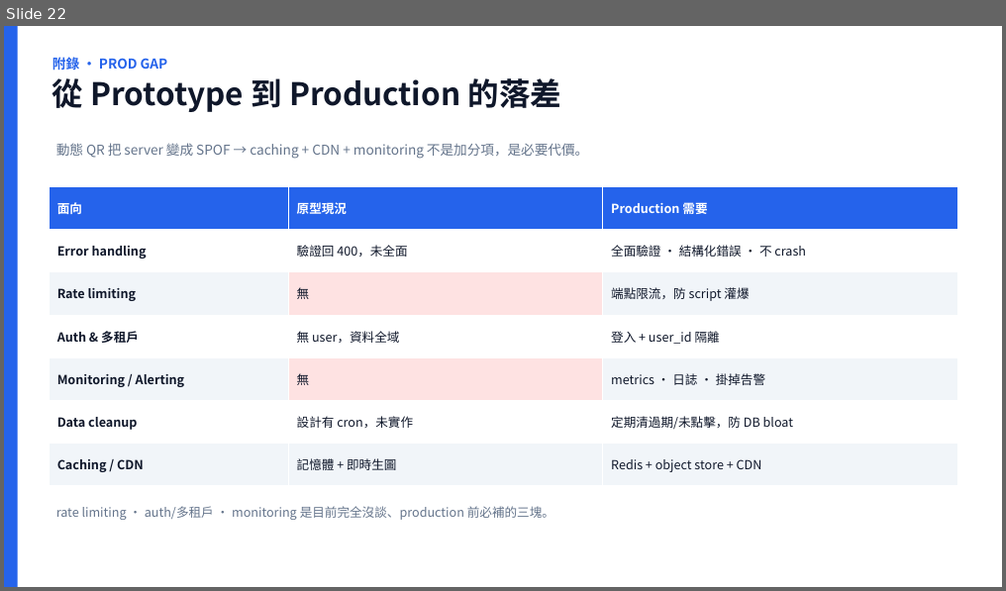
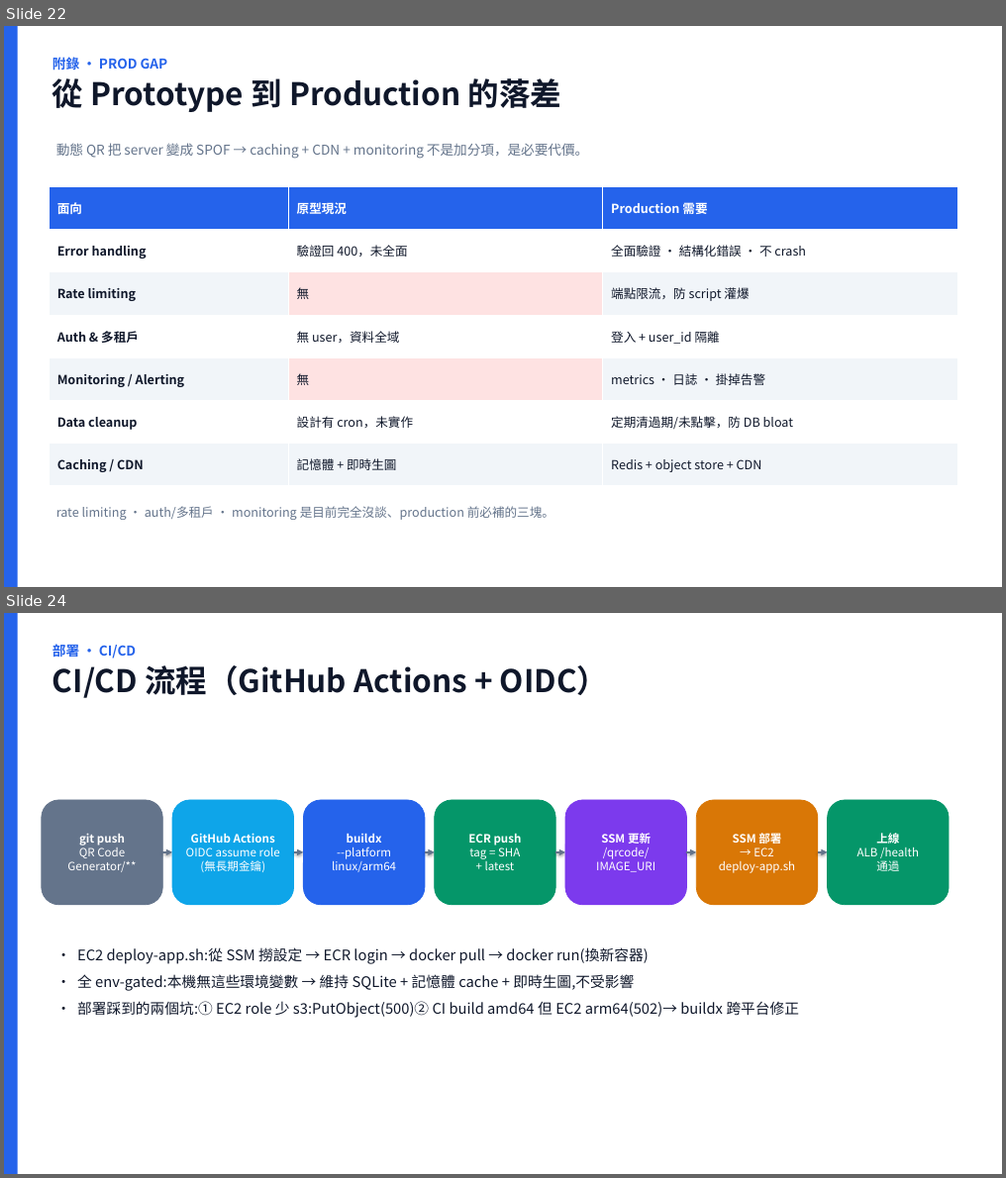
Before and after one commit to scolley31/system-design-demo, a slide deck: QR Code Generator/QR_Code_Generator.pptx. Shown one above the other, each under a label of ours: slide 22 before the commit, slides 22 and 24 after it; the slides between them are not shown. The pictures are 1006x591 and 1006x1178 pixels, drawn with LibreOffice and Linux fonts; fonts in the diff are those of the drawing. Boxes give left, top, right and bottom in pixels: in the first picture for what was removed or moved away, otherwise in the second. Text is boxed around its words. In the diff, an @@ line names an element or a change of style, - is before the commit and + after.

```diff
--- a/QR Code Generator/QR_Code_Generator.pptx
+++ b/QR Code Generator/QR_Code_Generator.pptx
@@ slide 24 added at box(4, 613, 1002, 1174), background #FFFFFF @@
@@ rectangle added at box(4, 613, 18, 1174), fill #2563EB @@
@@ text added at box(53, 643, 608, 698), 30 pt, text #0F172A, bold @@
+部署 · CI/CD
+CI/CD 流程（GitHub Actions + OIDC）
@@ rounded rectangle added at box(42, 800, 162, 905), fill #64748B, outline #64748B 0.75 pt, 11 pt, text #FFFFFF @@
+git push
+QR Code Generator/**
@@ rounded rectangle added at box(172, 800, 294, 905), fill #0EA5E9, outline #0EA5E9 0.75 pt, 11 pt, text #FFFFFF @@
+GitHub Actions
+OIDC assume role
+(無長期金鑰)
@@ rounded rectangle added at box(303, 800, 425, 905), fill #2563EB, outline #2563EB 0.75 pt, 11 pt, text #FFFFFF @@
+buildx
+--platform
+linux/arm64
@@ rounded rectangle added at box(435, 800, 555, 905), fill #059669, outline #059669 0.75 pt, 11 pt, text #FFFFFF @@
+ECR push
+tag = SHA
++ latest
@@ rounded rectangle added at box(565, 800, 687, 905), fill #7C3AED, outline #7C3AED 0.75 pt, 11 pt, text #FFFFFF @@
+SSM 更新
+/qrcode/
+IMAGE_URI
@@ rounded rectangle added at box(696, 800, 818, 905), fill #D97706, outline #D97706 0.75 pt, 11 pt, text #FFFFFF @@
+SSM 部署
+→ EC2
+deploy-app.sh
@@ rounded rectangle added at box(828, 800, 948, 905), fill #059669, outline #059669 0.75 pt, 11 pt, text #FFFFFF @@
+上線
+ALB /health
+通過
@@ arrow added from (162, 853) to (172, 853), #64748B 1.75 pt @@
@@ arrow added from (294, 853) to (303, 853), #64748B 1.75 pt @@
@@ arrow added from (425, 853) to (435, 853), #64748B 1.75 pt @@
@@ arrow added from (555, 853) to (565, 853), #64748B 1.75 pt @@
@@ arrow added from (687, 853) to (696, 853), #64748B 1.75 pt @@
@@ arrow added from (818, 853) to (828, 853), #64748B 1.75 pt @@
@@ text added at box(77, 948, 800, 1018), 14 pt, text #0F172A @@
+• EC2 deploy-app.sh:從 SSM 撈設定 → ECR login → docker pull → docker run(換新容器)
+• 全 env-gated:本機無這些環境變數 → 維持 SQLite + 記憶體 cache + 即時生圖,不受影響
+• 部署踩到的兩個坑:① EC2 role 少 s3:PutObject(500)② CI build amd64 但 EC2 arm64(502)→ buildx 跨平台修正
```
Also in this commit, not shown: 1 other slide added, 4 other files.
